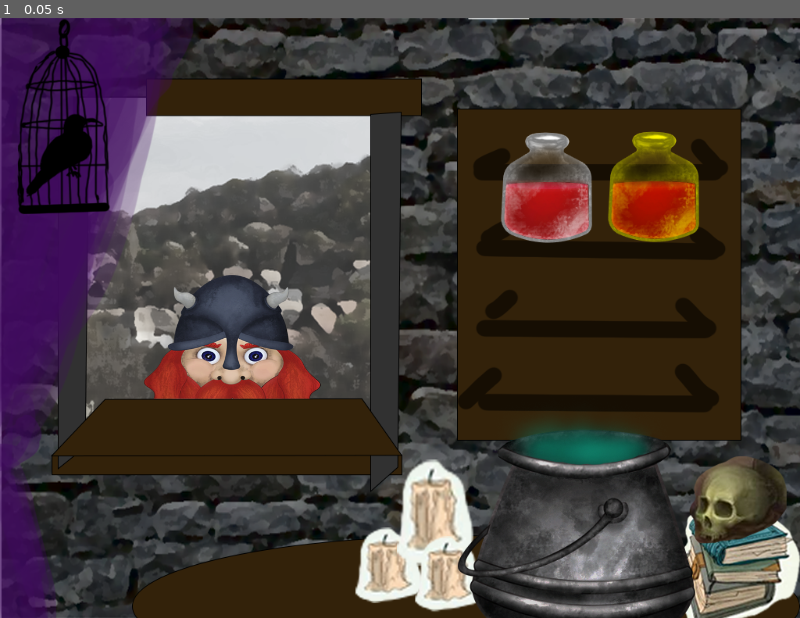
Above: before the commit, frame 1.
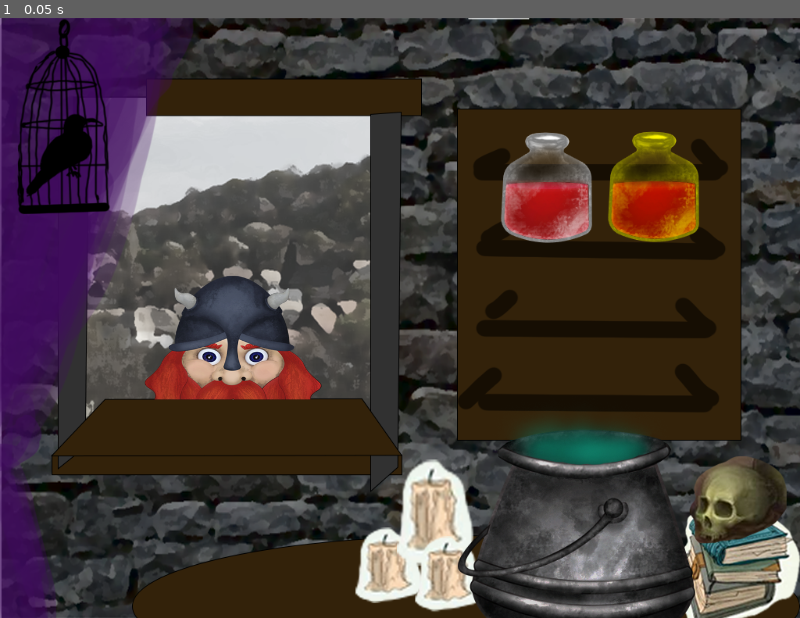
Above: after the commit, the same moment.

Repository: RobinRenggli/godotwildjam43
Game: Godot game, scene res://MainScene/MainScene.tscn
Same seed, same stepped clock (60 frames per second), same inputs: the game is played once before the commit and once after it. The engine's default icon, where the game draws it, is replaced by a stand-in: a white triangle on a blue panel in a dark square.
Inputs:
- Up to frame 1 (0.05 s): no input

The runs differ from the first frame. In frame 1, 0.3% of the frame differs, in the area x 18-41%, y 42-64%.

Commit message:
add very basic adventure

Diff:
--- /dev/null
+++ b/GodotProject/Adventures/AdventureTemplate.tscn
@@ -0,0 +1,7 @@
+[gd_scene load_steps=2 format=2]
+
+[ext_resource path="res://Node.gd" type="Script" id=1]
+
+[node name="Node" type="Node"]
+script = ExtResource( 1 )
+encounters = [ null ]
--- /dev/null
+++ b/GodotProject/Adventures/Encounters/Goblin.gd
@@ -0,0 +1,23 @@
+extends Node
+
+enum OUTCOME{
+	success,
+	escape,
+	death
+}
+
+var outcome
+var summary = ""
+
+func encounter(hero):
+	if (hero.strength > 2):
+		summary += "I defeated a goblin."
+		outcome = OUTCOME.success
+	elif (hero.strength < 1):
+		summary += "Died fighting a goblin."
+		outcome = OUTCOME.death
+	else:
+		summary += "I got bested by a goblin, but managed to escaped."
+		outcome = OUTCOME.escape
+
+	return [summary, outcome]
--- /dev/null
+++ b/GodotProject/Adventures/Encounters/Goblin.tscn
@@ -0,0 +1,6 @@
+[gd_scene load_steps=2 format=2]
+
+[ext_resource path="res://Adventures/Encounters/Goblin.gd" type="Script" id=1]
+
+[node name="Node2D" type="Node"]
+script = ExtResource( 1 )
--- /dev/null
+++ b/GodotProject/Adventures/FightGoblin.tscn
@@ -0,0 +1,8 @@
+[gd_scene load_steps=3 format=2]
+
+[ext_resource path="res://Adventures/Encounters/Goblin.tscn" type="PackedScene" id=1]
+[ext_resource path="res://Adventures/AdventureTemplate.tscn" type="PackedScene" id=2]
+
+[node name="Node" instance=ExtResource( 2 )]
+description = "I'm going to fight a goblin."
+encounters = [ ExtResource( 1 ) ]
--- /dev/null
+++ b/GodotProject/Heroes/Dwarf.gd
@@ -0,0 +1,26 @@
+extends TextureRect
+
+export var level = 1
+
+export var health = 3
+export var strength = 1
+export var luck = 1
+export var stamina = 1
+export var speed = 1
+
+export var poison_resistance = 0
+export var fire_resistance = 0
+export var magic_resistance = 0
+export var cold_resistance = 0
+
+var next_adventure
+
+# Called when the node enters the scene tree for the first time.
+func _ready():
+	pass # Replace with function body.
+
+func chose_adventure():
+	pass
+
+func go_on_adventure():
+	pass
--- /dev/null
+++ b/GodotProject/Heroes/Dwarf.tscn
@@ -0,0 +1,19 @@
+[gd_scene load_steps=3 format=2]
+
+[ext_resource path="res://Heroes/Dwarf.png" type="Texture" id=1]
+[ext_resource path="res://Heroes/Dwarf.gd" type="Script" id=2]
+
+[node name="Dwarf" type="TextureRect"]
+margin_left = 140.0
+margin_top = 229.0
+margin_right = 445.0
+margin_bottom = 534.0
+script = ExtResource( 2 )
+__meta__ = {
+"_edit_use_anchors_": false
+}
+
+[node name="Sprite" type="Sprite" parent="."]
+position = Vector2( 158, 180 )
+scale = Vector2( 0.75, 0.75 )
+texture = ExtResource( 1 )
--- a/GodotProject/MainScene/MainScene.tscn
+++ b/GodotProject/MainScene/MainScene.tscn
@@ -1,7 +1,7 @@
 [gd_scene load_steps=4 format=2]
 
 [ext_resource path="res://PotionMixing/PotionMixingUI.tscn" type="PackedScene" id=1]
-[ext_resource path="res://Heroes/Dwarf.png" type="Texture" id=2]
+[ext_resource path="res://Heroes/Dwarf.tscn" type="PackedScene" id=2]
 [ext_resource path="res://MainScene/BGPlaceholder.png" type="Texture" id=3]
 
 [node name="MainScene" type="Node2D"]
@@ -10,10 +10,7 @@
 position = Vector2( 512, 384 )
 texture = ExtResource( 3 )
 
-[node name="Dwarf" type="Sprite" parent="."]
-position = Vector2( 297, 408 )
-scale = Vector2( 0.75, 0.75 )
-texture = ExtResource( 2 )
+[node name="Dwarf" parent="." instance=ExtResource( 2 )]
 
 [node name="PotionMixingLayer" parent="." instance=ExtResource( 1 )]
 
--- /dev/null
+++ b/GodotProject/Node.gd
@@ -0,0 +1,22 @@
+extends Node
+
+enum OUTCOME{
+	success,
+	escape,
+	death
+}
+
+var outcome
+var summary = ""
+
+export var description = ""
+export var encounters = []
+
+func start_adventure():
+	for encounter in encounters:
+		var result = encounter.encounter()[0]
+		summary += result[0]
+		outcome = result[1]
+		if (outcome != OUTCOME.success ):
+			return [summary, outcome]
+	return [summary, outcome]
